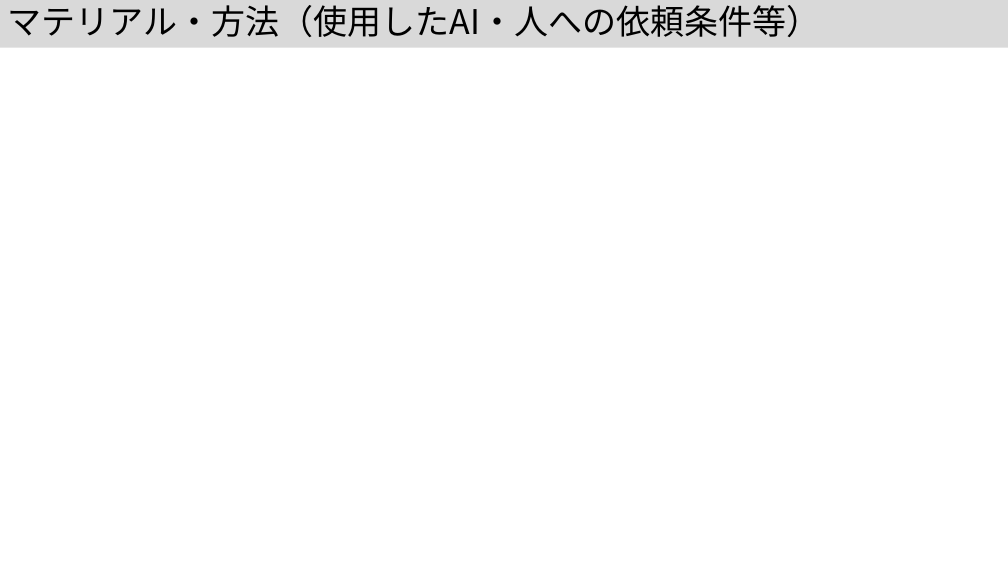
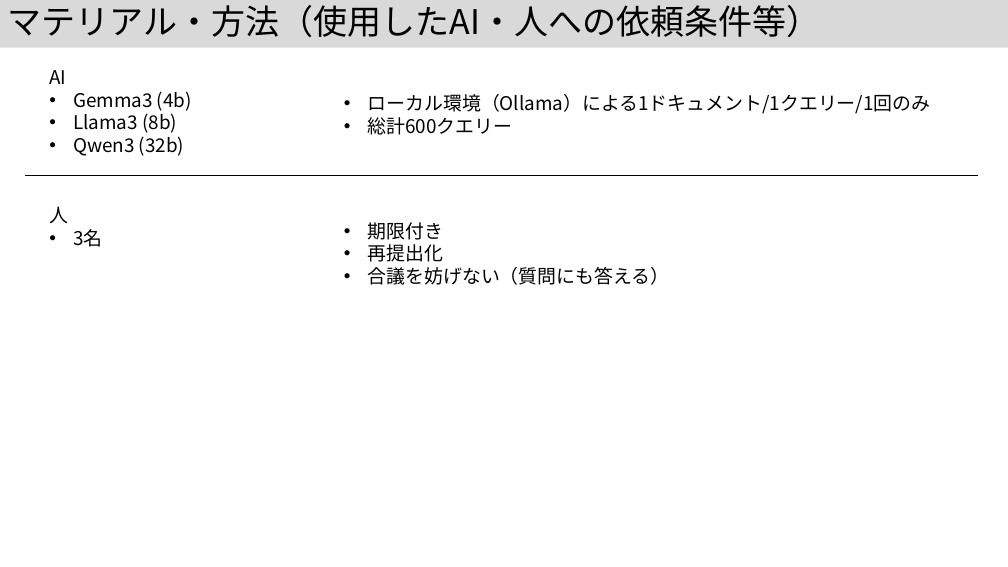
Before and after one commit to kouamano/nihongo-region-name-extract, a slide deck: slide 11 of jsik2026taikai.pptx. Drawn at 1008x567 pixels with LibreOffice and Linux fonts; fonts in the diff are those of the drawing. Boxes give left, top, right and bottom in pixels: in the first picture for what was removed or moved away, otherwise in the second. Text is boxed around its words. In the diff, an @@ line names an element or a change of style, - is before the commit and + after.

```diff
--- a/jsik2026taikai.pptx
+++ b/jsik2026taikai.pptx
@@ text added at (49,70,192,156), 18 pt, text #000000 @@
+AI
+• Gemma3 (4b)
+• Llama3 (8b)
+• Qwen3 (32b)
@@ text added at (368,94,931,135), 18 pt, text #000000 @@
+• ローカル環境（Ollama）による1ドキュメント/1クエリー/1回のみ
+• 総計600クエリー
@@ line added from (25, 175) to (978, 175), #000000 1 pt @@
@@ text added at (49,206,102,247), 18 pt, text #000000 @@
+人
+• 3名
@@ text added at (368,222,670,285), 18 pt, text #000000 @@
+• 期限付き
+• 再提出化
+• 合議を妨げない（質問にも答える）
```
Also in this commit, not shown: 1 other slide changed, 1 other file.
